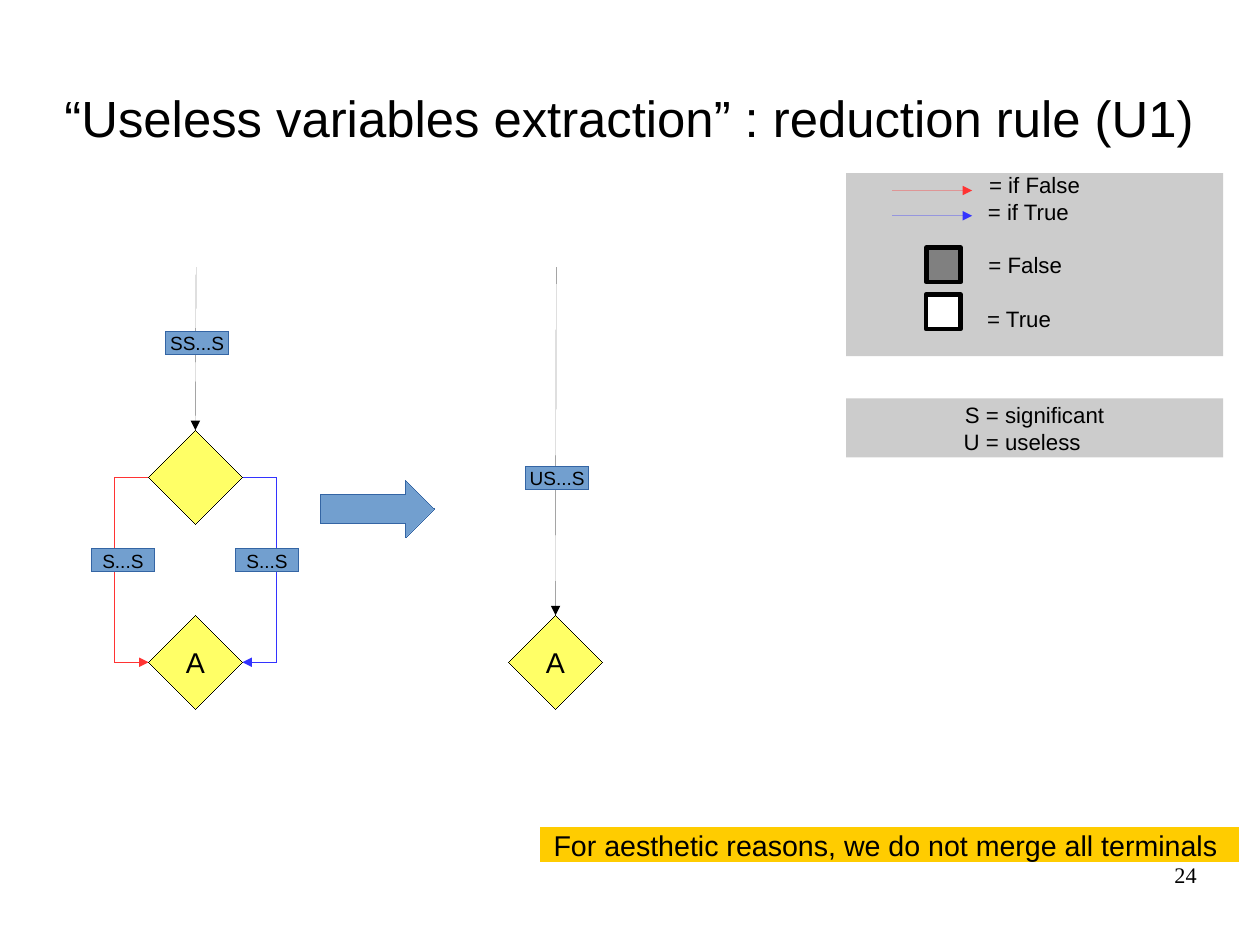
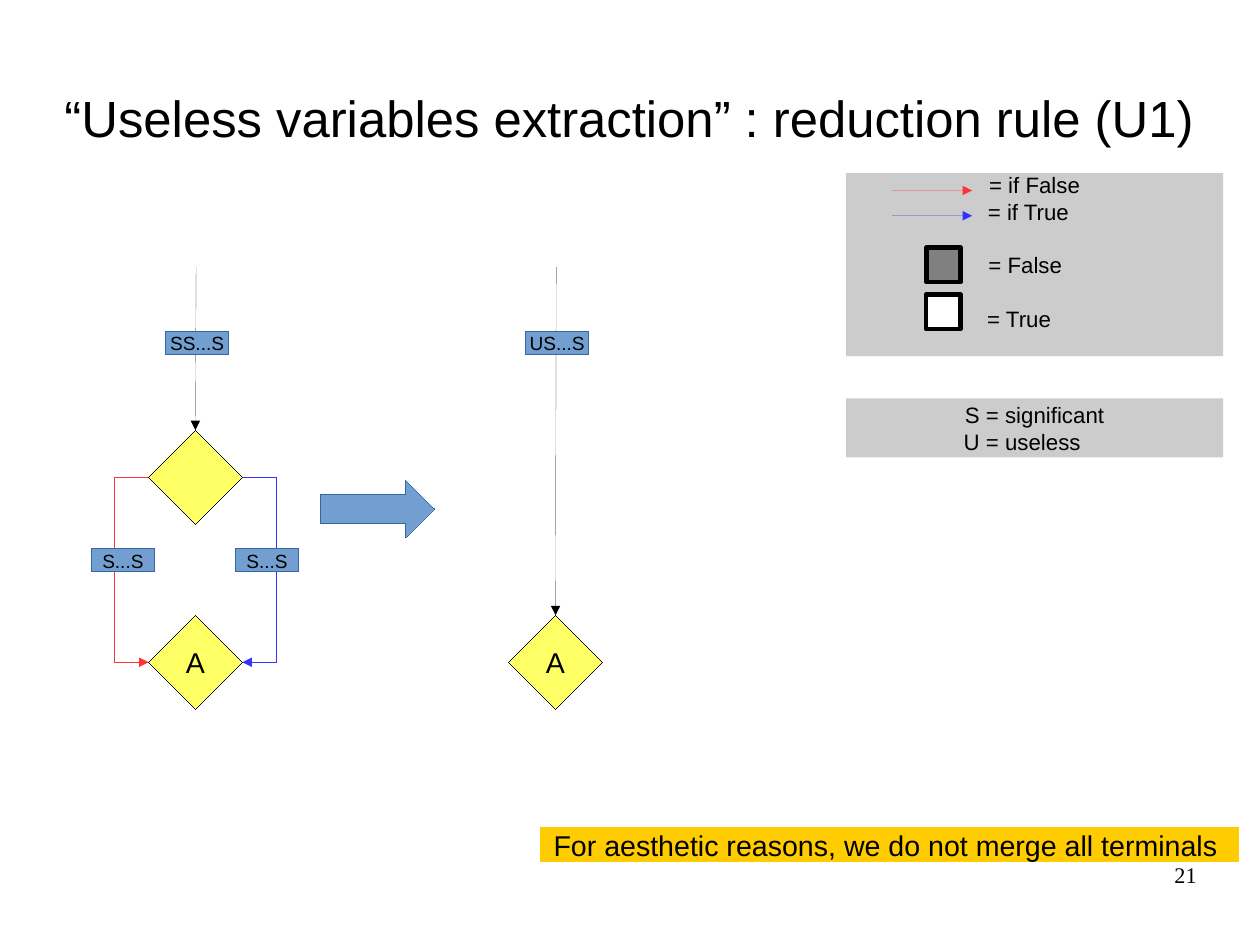
Before and after one commit to FenouilletLucas/DAGaml, a slide deck: slide 21 of doc/2017-06-19-odp/final.odp (slide 24 before the commit). Drawn at 1260x946 pixels with LibreOffice and Linux fonts; fonts in the diff are those of the drawing. Boxes give left, top, right and bottom in pixels: in the first picture for what was removed or moved away, otherwise in the second. Text is boxed around its words. In the diff, an @@ line names an element or a change of style, - is before the commit and + after.

```diff
--- a/doc/2017-06-19-odp/final.odp
+++ b/doc/2017-06-19-odp/final.odp
@@ rectangle "US...S": place and size @@
-rectangle "US...S" at [526,466,589,489]
+rectangle "US...S" at [526,332,589,354]
@@ page number at [1174,868,1196,883]: text changed @@
-24
+21
```
Also in this commit, not shown: 21 other slides changed, 1 slide added, 6 slides removed, 3 other files.
